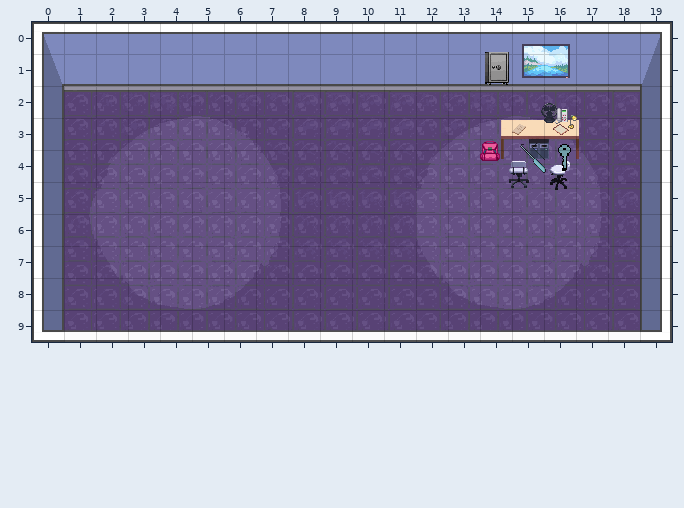
Tiled map (JSON): public/break_escape/assets/rooms/room_hospital_ward.tmj. The picture above was drawn from the file before the commit.
Cells are 32x32 px. Shown: x 0..19, y 0..9.
And afterwards:
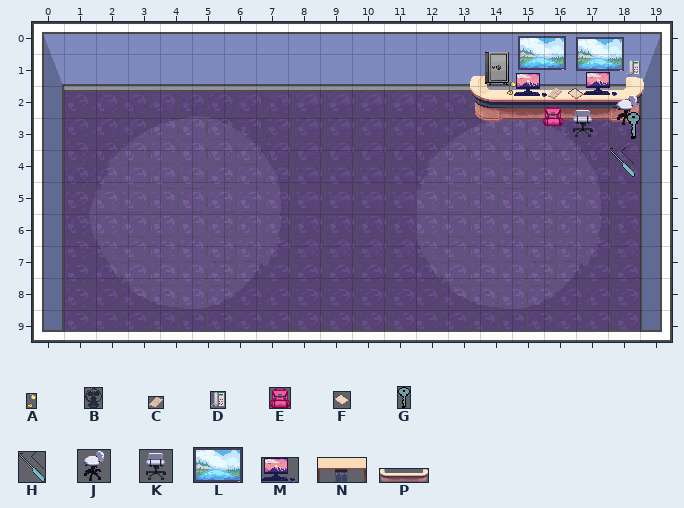
Key: from "objects": A 68 "office-misc-lamp3", B 81 "office-misc-fan", C 97 "notes3", D 104 "phone4", E 113 "bag20", F 189 "notes1", G 243 "key", H 244 "lockpick", J 286 "chair-white-2-rotate3", K 288 "chair-white-2-rotate5", L 296 "smartscreen", M 303 "pc"; from "tables": N 4 "desk1", P 5 "reception_table1".
Objects are placed by their top-left corner, in cells (3,4 is the top-left corner of cell 3,4); size is 1x1 cell unless given.
The author wrote: feat(assets): update hospital ward furniture to use spritesheets for beds
The exact change:
{"where": "layer \"tables\""}
{"now": "P \"reception_table1\" at 13.7,1.7 size 5.4x1.5"}
{"was": "N \"desk1\" at 14.7,3.1 size 2.4x1.2"}
{"where": "layer \"table_items\""}
{"was": "A \"office-misc-lamp3\" at 16.8,2.9 size 0.3x0.4", "now": "A \"office-misc-lamp3\" at 14.8,1.8 size 0.3x0.4"}
{"was": "B \"office-misc-fan\" at 15.9,2.5 size 0.5x0.6"}
{"where": "layer \"conditional_table_items\""}
{"was": "C \"notes3\" at 15,3.2 size 0.4x0.3", "now": "C \"notes3\" at 16.1,2.1 size 0.4x0.3"}
{"was": "F \"notes1\" at 16.3,3.1 size 0.5x0.5", "now": "F \"notes1\" at 16.8,2 size 0.5x0.5"}
{"now": "M \"pc\" at 17.2,1.6 size 1.1x0.8"}
{"now": "M \"pc\" at 15.1,1.6 size 1.1x0.8"}
{"where": "layer \"items\""}
{"was": "L \"smartscreen\" at 15.3,0.7 size 1.5x1.1", "now": "L \"smartscreen\" at 17,0.5 size 1.5x1.1"}
{"was": "J \"chair-white-2-rotate3\" at 16,4.3", "now": "J \"chair-white-2-rotate3\" at 18.1,2.3"}
{"was": "K \"chair-white-2-rotate5\" at 14.7,4.2", "now": "K \"chair-white-2-rotate5\" at 16.7,2.7"}
{"now": "L \"smartscreen\" at 15.2,0.4 size 1.5x1.1"}
{"where": "layer \"conditional_items\""}
{"was": "D \"phone4\" at 16.3,2.7 size 0.4x0.5", "now": "D \"phone4\" at 18.6,1.2 size 0.4x0.5"}
{"was": "E \"bag20\" at 14,3.7 size 0.6x0.6", "now": "E \"bag20\" at 16,2.6 size 0.6x0.6"}
{"was": "G \"key\" at 16.4,3.8 size 0.4x0.8", "now": "G \"key\" at 18.6,2.8 size 0.4x0.8"}
{"was": "H \"lockpick\" at 15.2,3.8 size 0.8x0.9", "now": "H \"lockpick\" at 18,3.9 size 0.8x0.9"}
